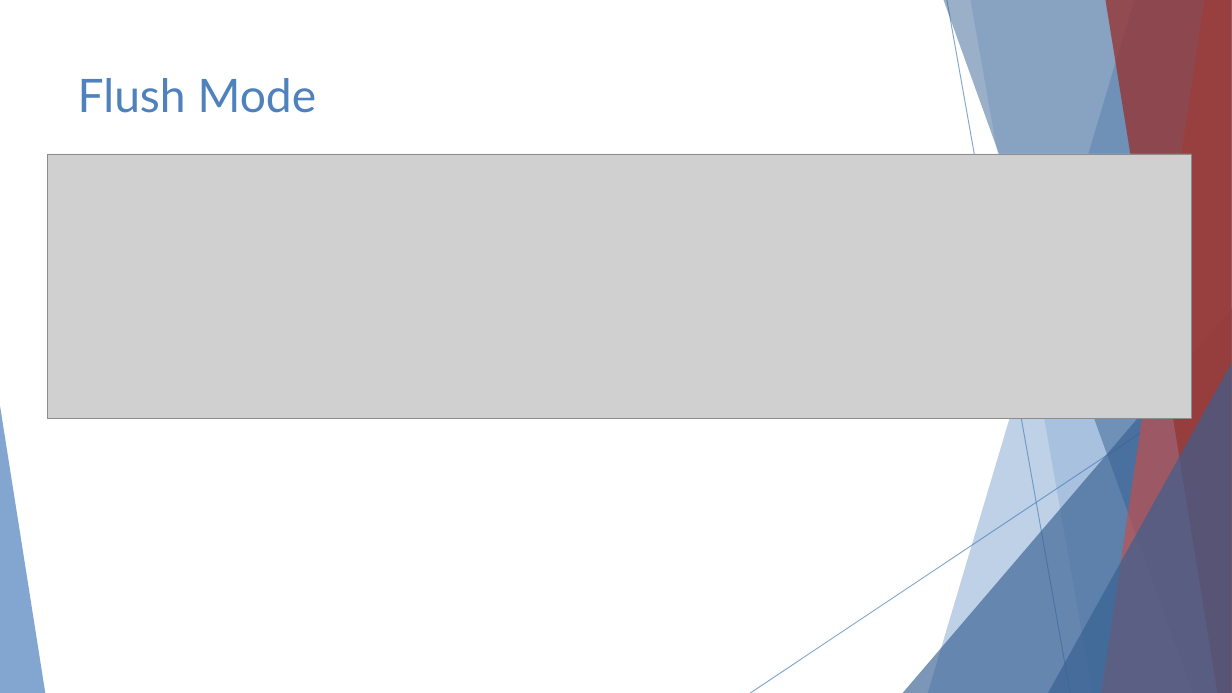
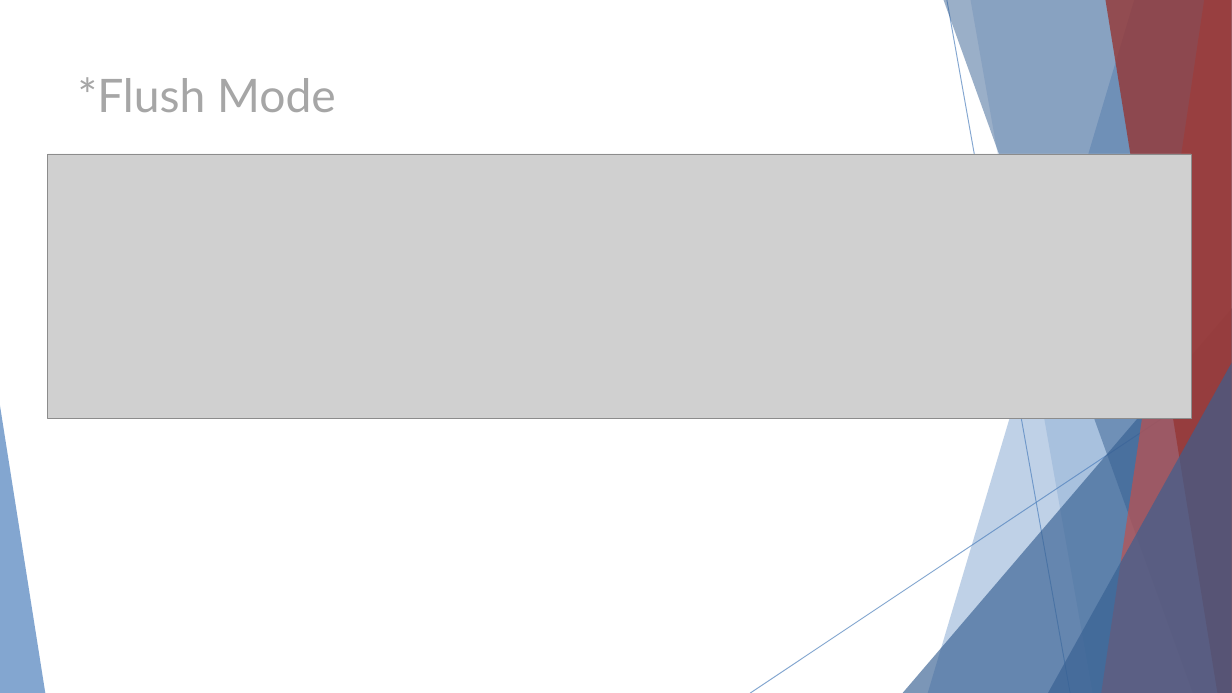
Before and after one commit to liqichen168/Course-May-2019, a slide deck: slide 30 of powerpoints/6_Data_Acess.pptx. Drawn at 1232x693 pixels with LibreOffice and Linux fonts; fonts in the diff are those of the drawing; grey boxes stand for pictures. Boxes give left, top, right and bottom in pixels: in the first picture for what was removed or moved away, otherwise in the second. Text is boxed around its words. In the diff, an @@ line names an element or a change of style, - is before the commit and + after.

Commit message:
aop slides

```diff
--- a/powerpoints/6_Data_Acess.pptx
+++ b/powerpoints/6_Data_Acess.pptx
@@ title at bbox=[78, 77, 336, 112]: text changed; text colour #4F81BD to #A6A6A6 @@
-Flush Mode
+*Flush Mode
```
Also in this commit, not shown: 2 other slides changed, 1 other file.
